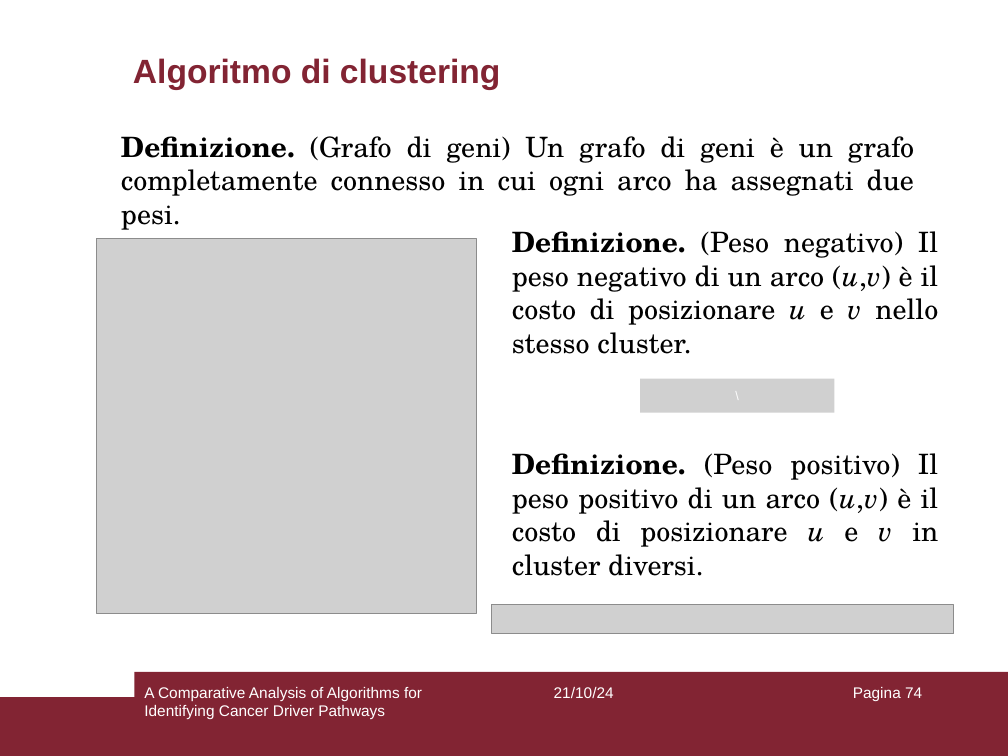
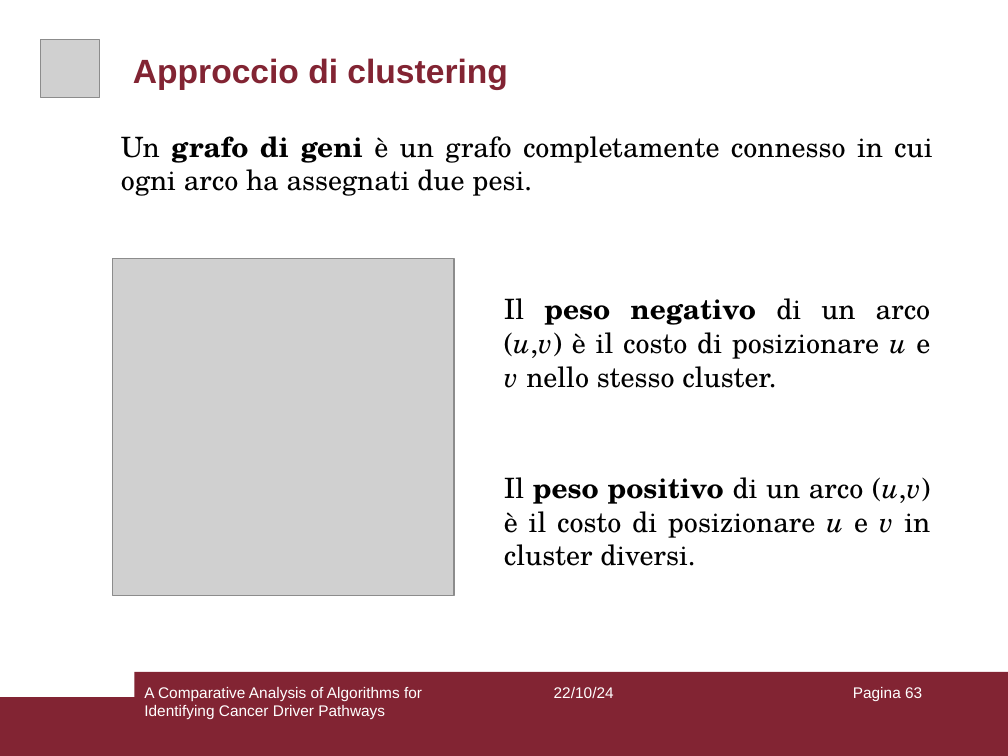
Before and after one commit to aflaag/bsc-thesis, a slide deck: slide 63 of presentation/slides.odp (slide 74 before the commit). Drawn at 1008x756 pixels with LibreOffice and Linux fonts; fonts in the diff are those of the drawing; grey boxes stand for pictures; background and template pictures are left out. Boxes give left, top, right and bottom in pixels: in the first picture for what was removed or moved away, otherwise in the second. Text is boxed around its words. In the diff, an @@ line names an element or a change of style, - is before the commit and + after.

```diff
--- a/presentation/slides.odp
+++ b/presentation/slides.odp
@@ text in picture at (40, 39, 99, 98): text removed @@
-\
@@ picture: place and size @@
-picture at (640, 379, 835, 413)
+picture at (40, 39, 99, 98)
@@ title at (133, 58, 508, 90): text changed @@
-Algoritmo di clustering
+Approccio di clustering
@@ text at (121, 136, 932, 196): text changed @@
-Definizione. (Grafo di geni) Un grafo di geni è un grafo completamente connesso in cui ogni arco ha assegnati due pesi.
+Un grafo di geni è un grafo completamente connesso in cui ogni arco ha assegnati due pesi.
@@ picture: place and size @@
-picture at (97, 239, 477, 613)
+picture at (113, 259, 455, 596)
@@ text at (504, 298, 930, 388): text changed @@
-Definizione. (Peso negativo) Il peso negativo di un arco (u,v) è il costo di posizionare u e v nello stesso cluster.
+Il peso negativo di un arco (u,v) è il costo di posizionare u e v nello stesso cluster.
@@ text at (504, 477, 930, 566): text changed @@
-Definizione. (Peso positivo) Il peso positivo di un arco (u,v) è il costo di posizionare u e v in cluster diversi.
+Il peso positivo di un arco (u,v) è il costo di posizionare u e v in cluster diversi.
@@ picture removed at (492, 605, 955, 634) @@
@@ text at (554, 687, 614, 698): text changed @@
-21/10/24
+22/10/24
@@ page number at (853, 687, 922, 701): text changed @@
-Pagina 74
+Pagina 63
```
Also in this commit, not shown: 64 other slides changed, 1 slide added, 11 slides removed, 9 other files.
